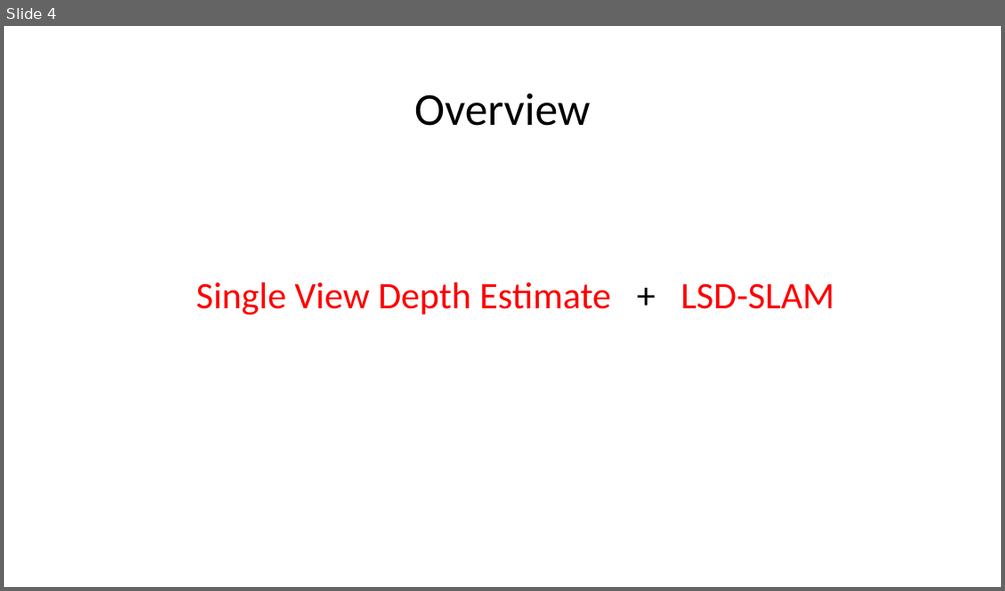
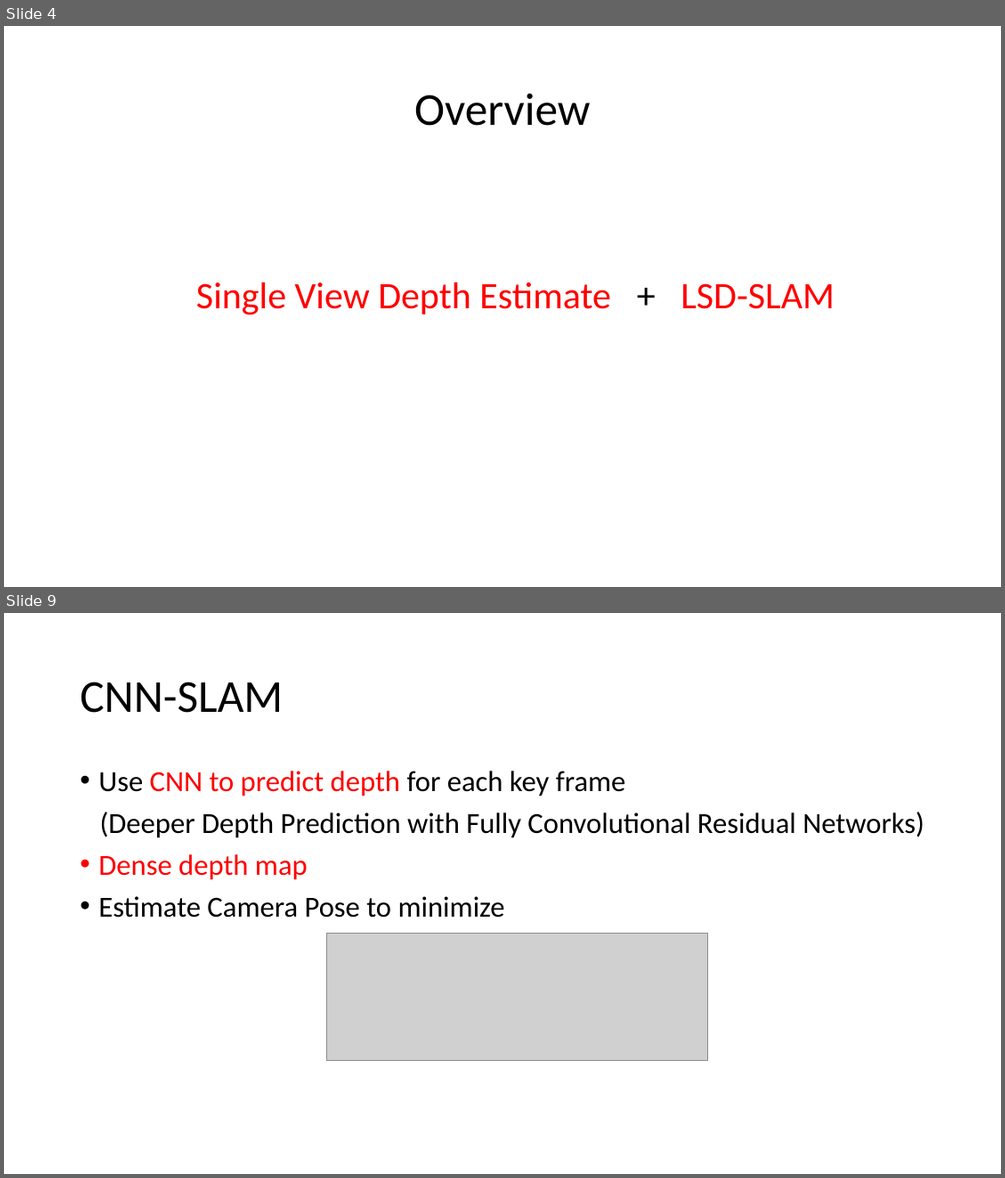
Before and after one commit to fuenwang/Meeting, a slide deck: 3D Driving Car/meet_1016.pptx. Shown one above the other, each under a label of ours: slide 4 before the commit, slides 4 and 9 after it; the slides between them are not shown. The pictures are 1005x591 and 1005x1178 pixels, drawn with LibreOffice and Linux fonts; fonts in the diff are those of the drawing; grey boxes stand for pictures. Boxes give left, top, right and bottom in pixels: in the first picture for what was removed or moved away, otherwise in the second. Text is boxed around its words. In the diff, an @@ line names an element or a change of style, - is before the commit and + after.

```diff
--- a/3D Driving Car/meet_1016.pptx
+++ b/3D Driving Car/meet_1016.pptx
@@ slide 9 added at [4, 613, 1001, 1174], background #FFFFFF @@
@@ title added at [80, 682, 283, 713], 44 pt, text #000000 @@
+CNN-SLAM
@@ text added at [98, 771, 924, 917], 28 pt, text #000000 @@
+• Use CNN to predict depth for each key frame
+(Deeper Depth Prediction with Fully Convolutional Residual Networks)
+• Dense depth map
+• Estimate Camera Pose to minimize
@@ picture added at [327, 933, 708, 1061] @@
```
Also in this commit, not shown: 1 slide changed, 8 other slides added.
